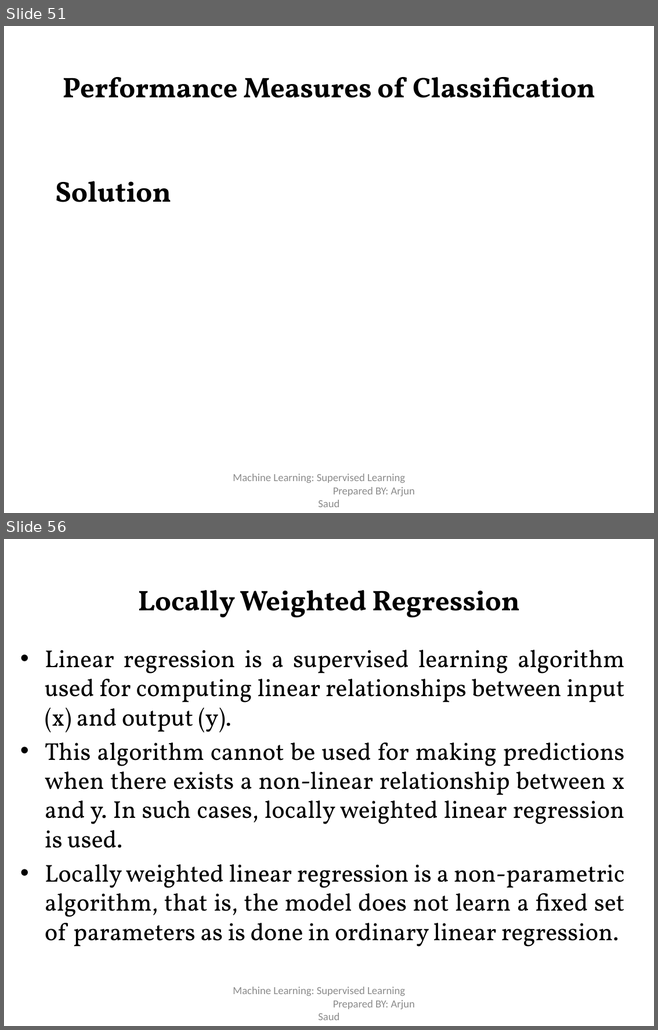
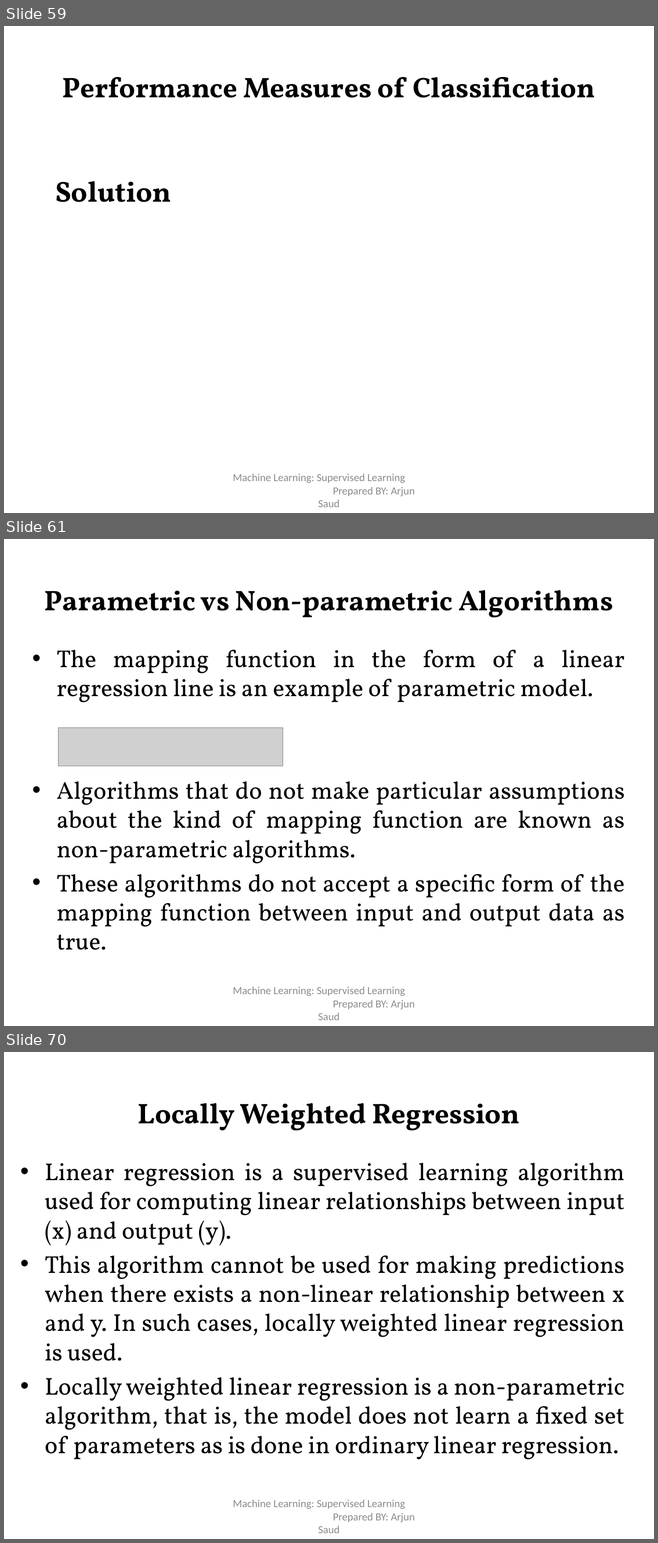
Before and after one commit to risav55/notes, a slide deck: Second Semester/ML/Unit -2 Supervised Learning.pptx. Shown one above the other, each under a label of ours: slides 51 and 56 before the commit, slides 59, 61 and 70 after it; the slides between them are not shown. The pictures are 658x1030 and 658x1543 pixels, drawn with LibreOffice and Linux fonts; fonts in the diff are those of the drawing; grey boxes stand for pictures. Boxes give left, top, right and bottom in pixels: in the first picture for what was removed or moved away, otherwise in the second. Text is boxed around its words. In the diff, an @@ line names an element or a change of style, - is before the commit and + after.

```diff
--- a/Second Semester/ML/Unit -2 Supervised Learning.pptx
+++ b/Second Semester/ML/Unit -2 Supervised Learning.pptx
@@ slide 61 added at (4,539,654,1026), background #FFFFFF @@
@@ title added at (45,590,613,618), 31.5 pt, text #000000, bold @@
+Parametric vs Non-parametric Algorithms
@@ text added at (57,650,625,950), 27 pt, text #000000 @@
+• The mapping function in the form of a linear regression line is an example of parametric model.
+• Algorithms that do not make particular assumptions about the kind of mapping function are known as non-parametric algorithms.
+• These algorithms do not accept a specific form of the mapping function between input and output data as true.
@@ picture added at (58,728,282,766) @@
@@ text added at (233,987,415,1020), 12 pt, text #8C8C8C @@
+Machine Learning: Supervised Learning Prepared BY: Arjun Saud
@@ what was slide 51 is now slide 59 @@
@@ what was slide 56 is now slide 70 @@
```
Also in this commit, not shown: 6 slides changed, 13 other slides added, 5 other files.
